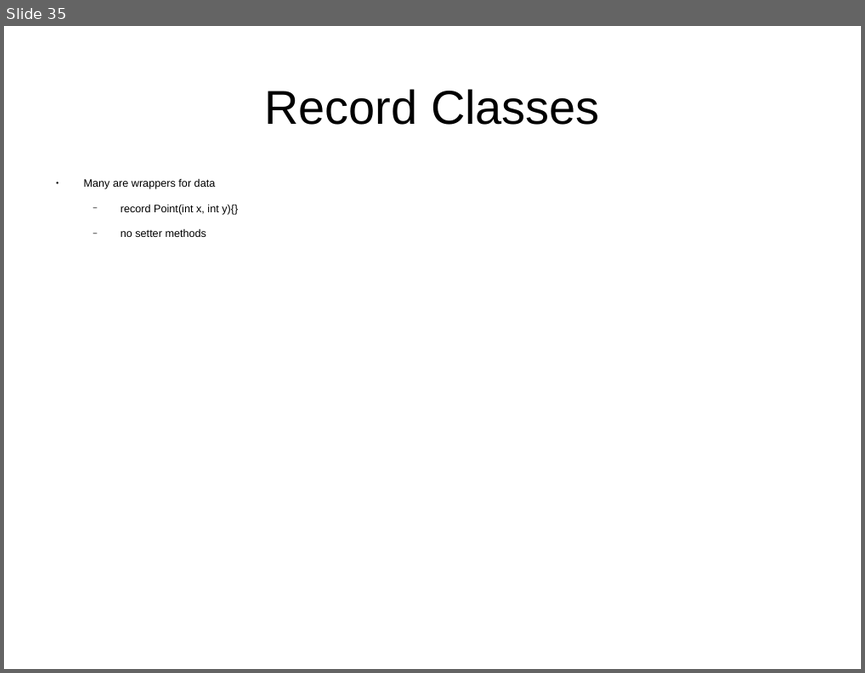
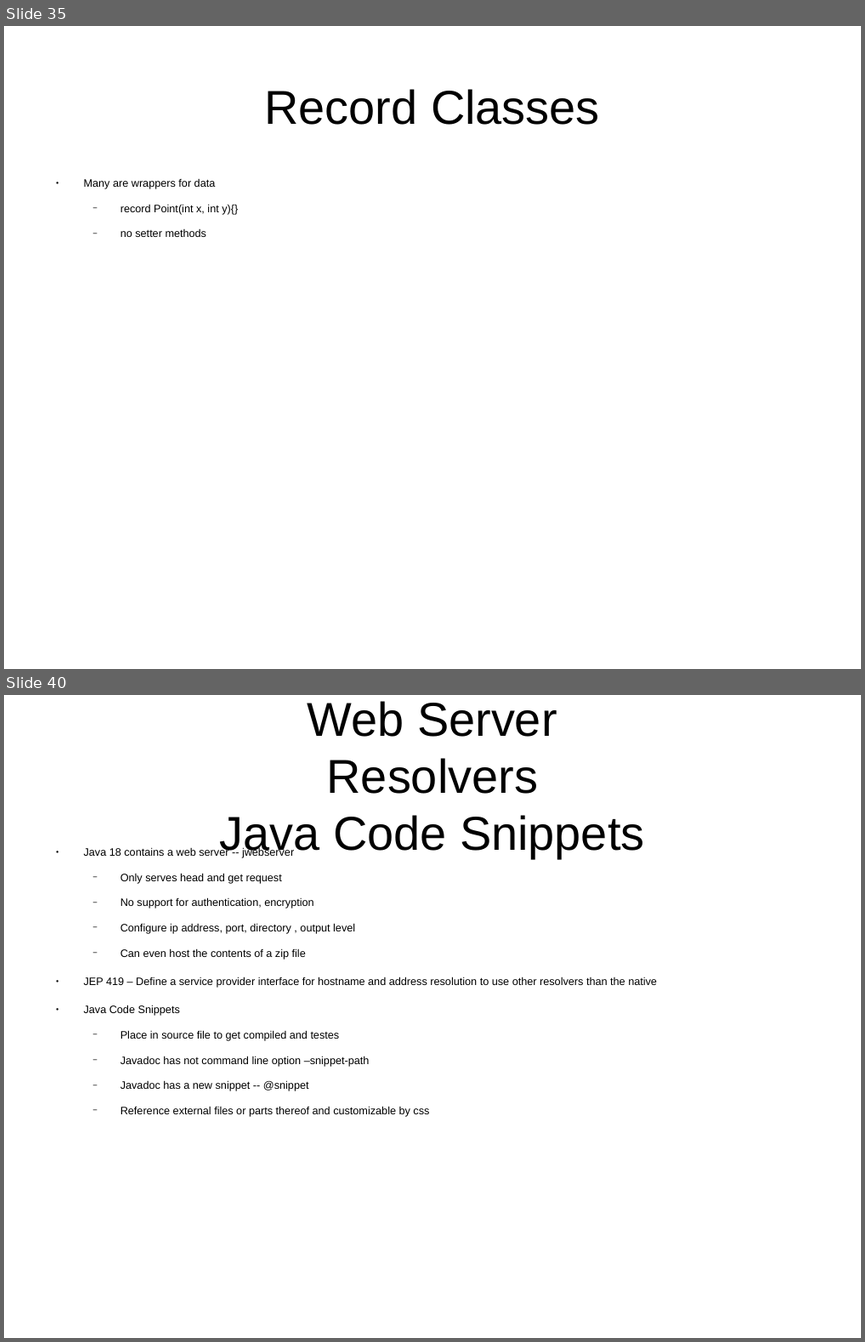
Before and after one commit to CharlesStockman/notesFromCourses, a slide deck: java/core/01_core.odp. Shown one above the other, each under a label of ours: slide 35 before the commit, slides 35 and 40 after it; the slides between them are not shown. The pictures are 865x673 and 865x1342 pixels, drawn with LibreOffice and Linux fonts; fonts in the diff are those of the drawing. Boxes give left, top, right and bottom in pixels: in the first picture for what was removed or moved away, otherwise in the second. Text is boxed around its words. In the diff, an @@ line names an element or a change of style, - is before the commit and + after.

```diff
--- a/java/core/01_core.odp
+++ b/java/core/01_core.odp
@@ slide 40 added at [4,695,861,1338], background #FFFFFF @@
@@ title added at [220,701,644,858], 44 pt, text #000000 @@
+Web Server
+Resolvers
+Java Code Snippets
@@ text added at [84,847,657,1117], 10 pt, text #000000 @@
+● Java 18 contains a web server -- jwebserver
+  − Only serves head and get request
+  − No support for authentication, encryption
+  − Configure ip address, port, directory , output level
+  − Can even host the contents of a zip file
+● JEP 419 – Define a service provider interface for hostname and address resolution to use other resolvers than the native
+● Java Code Snippets
+  − Place in source file to get compiled and testes
+  − Javadoc has not command line option –snippet-path
+  − Javadoc has a new snippet -- @snippet
+  − Reference external files or parts thereof and customizable by css
```
Also in this commit, not shown: 6 slides changed, 2 other slides added, 31 other files.
